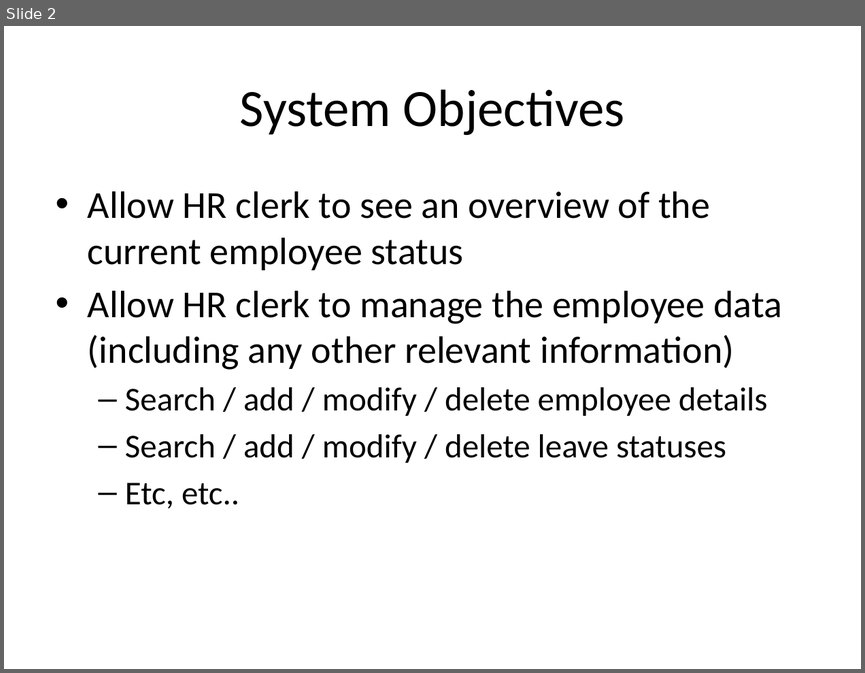
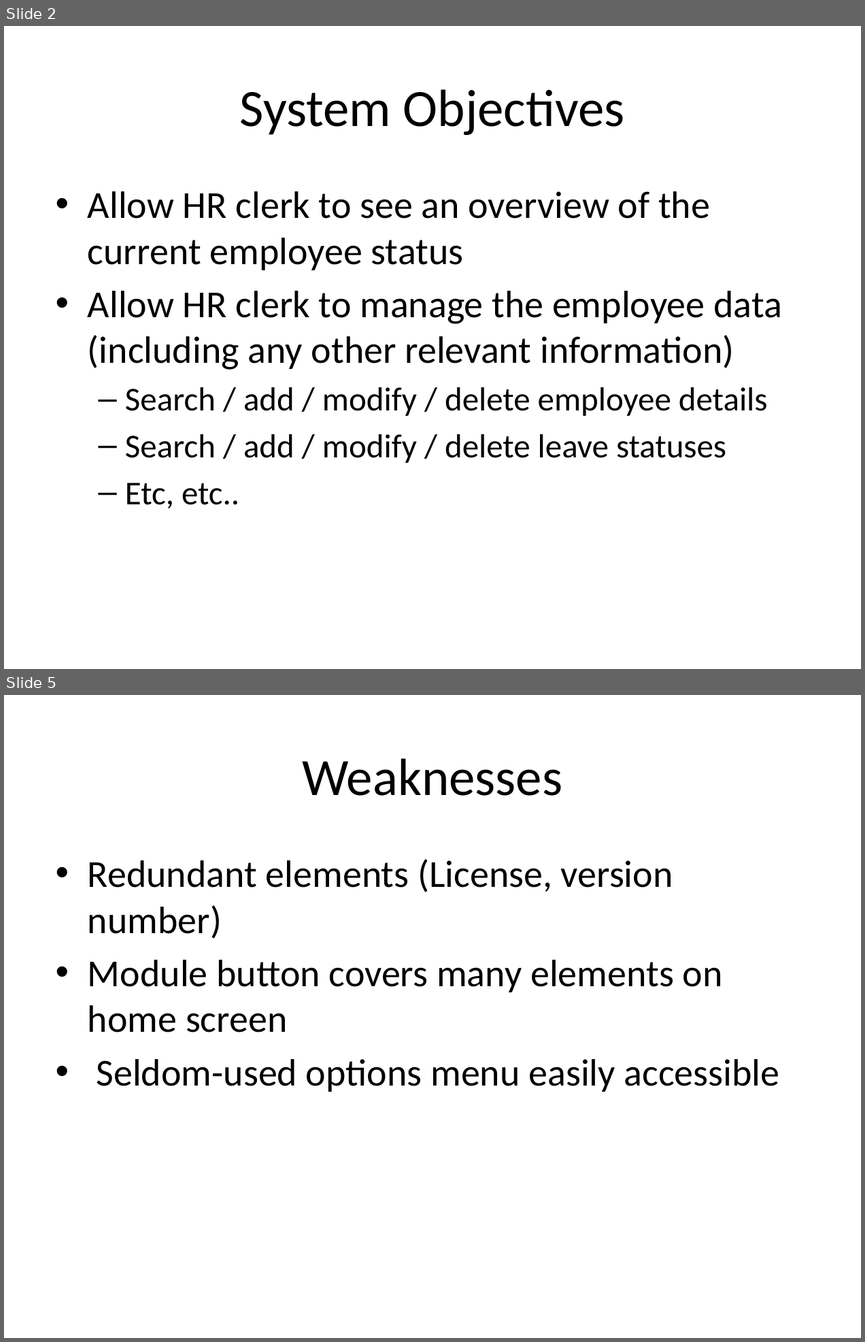
Before and after one commit to cs3249-microscope/main, a slide deck: Critique/3249critiquepresentation.pptx. Shown one above the other, each under a label of ours: slide 2 before the commit, slides 2 and 5 after it; the slides between them are not shown. The pictures are 865x673 and 865x1342 pixels, drawn with LibreOffice and Linux fonts; fonts in the diff are those of the drawing. Boxes give left, top, right and bottom in pixels: in the first picture for what was removed or moved away, otherwise in the second. Text is boxed around its words. In the diff, an @@ line names an element or a change of style, - is before the commit and + after.

```diff
--- a/Critique/3249critiquepresentation.pptx
+++ b/Critique/3249critiquepresentation.pptx
@@ slide 5 added at [4,695,861,1338], background #FFFFFF @@
@@ title added at [302,758,562,796], 44 pt, text #000000 @@
+Weaknesses
@@ text added at [88,859,780,1091], 32 pt, text #000000 @@
+• Redundant elements (License, version number)
+• Module button covers many elements on home screen
+• Seldom-used options menu easily accessible
```
Also in this commit, not shown: 9 other slides added, 2 slides removed.
